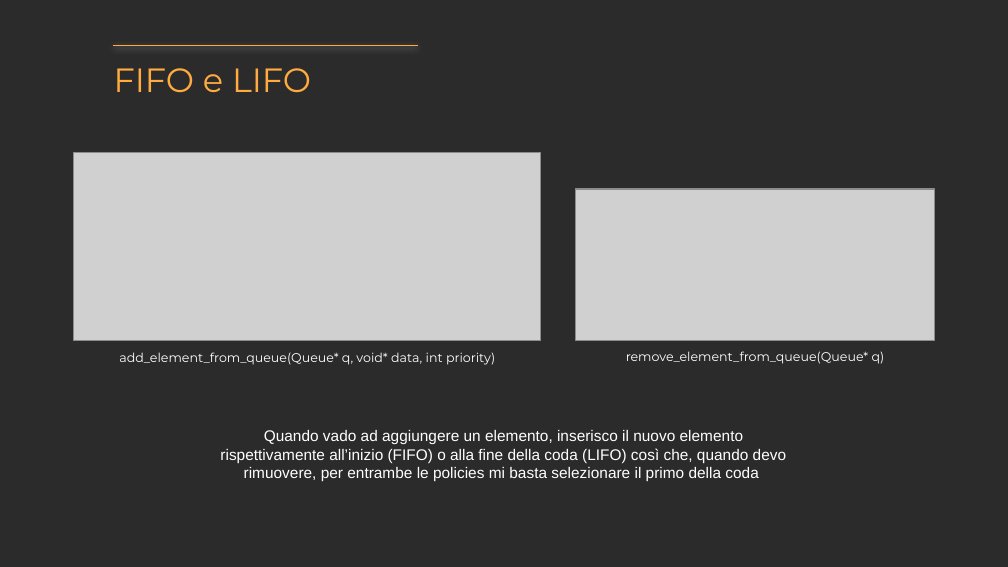
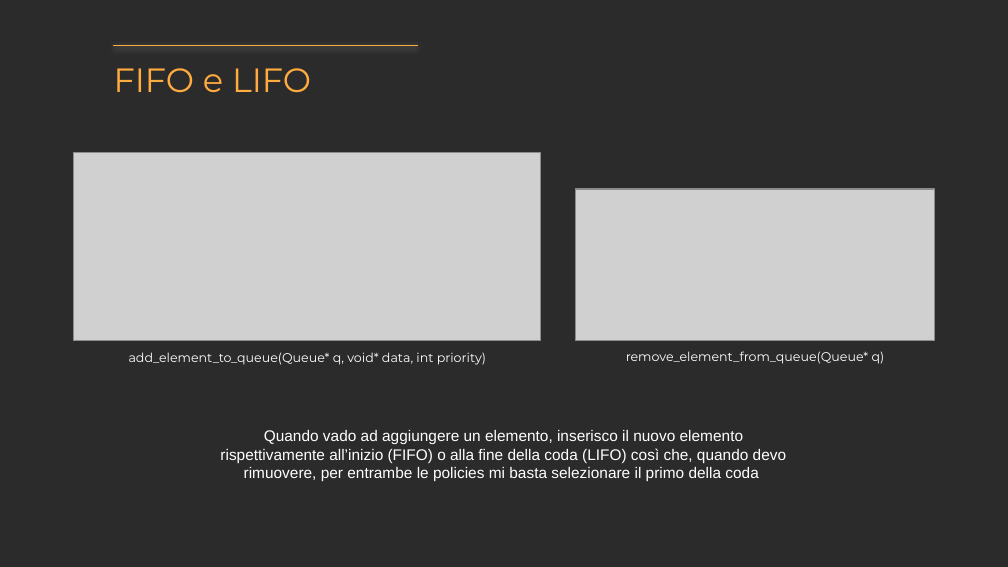
Before and after one commit to StJayy/RTESproject, a slide deck: slide 11 of presentation.pptx. Drawn at 1008x567 pixels with LibreOffice and Linux fonts; fonts in the diff are those of the drawing; grey boxes stand for pictures; background and template pictures are left out; a plain dark background stands for a picture behind light text. Boxes give left, top, right and bottom in pixels: in the first picture for what was removed or moved away, otherwise in the second. Text is boxed around its words. In the diff, an @@ line names an element or a change of style, - is before the commit and + after.

```diff
--- a/presentation.pptx
+++ b/presentation.pptx
@@ subtitle at bbox=[129, 352, 486, 365]: text changed @@
-add_element_from_queue(Queue* q, void* data, int priority)
+add_element_to_queue(Queue* q, void* data, int priority)
```
Also in this commit, not shown: 2 other slides changed, 1 slide added, 6 other files.
